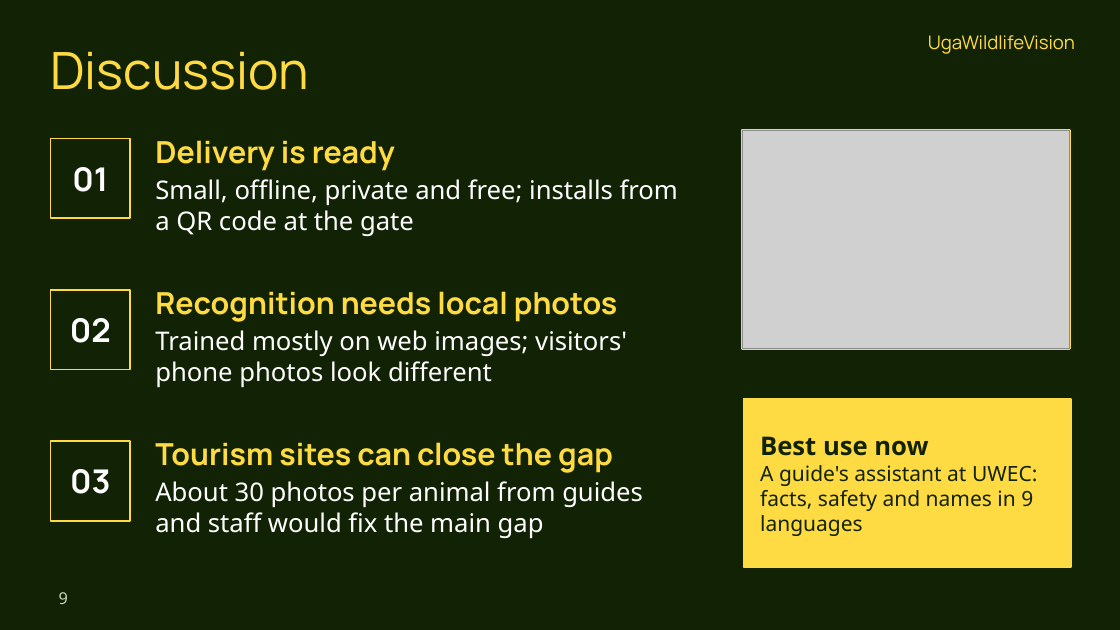
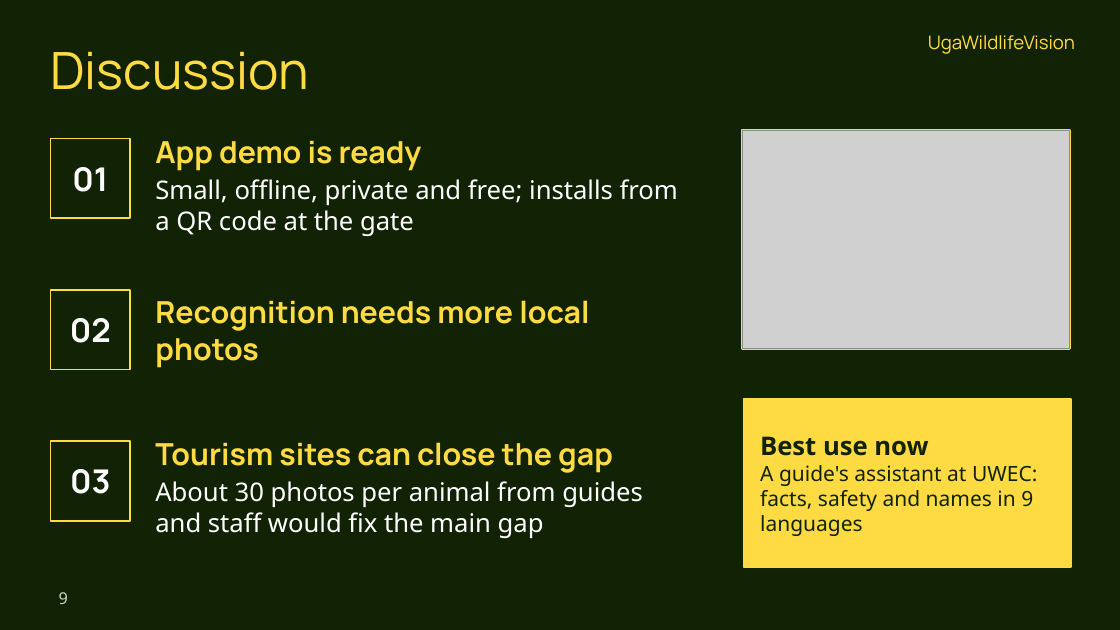
Before and after one commit to JosephWalusimbi-eng/Safari_Wild_Animal_Detection, a slide deck: slide 9 of 06_Part2_Classifier/report/UgaWildVision_Part2_Presentation.pptx. Drawn at 1120x630 pixels with LibreOffice and Linux fonts; fonts in the diff are those of the drawing; grey boxes stand for pictures. Boxes give left, top, right and bottom in pixels: in the first picture for what was removed or moved away, otherwise in the second. Text is boxed around its words. In the diff, an @@ line names an element or a change of style, - is before the commit and + after.

Commit message:
Plain-English reports, three named image sources (NESTLER, internet, own UWEC photos), dataset-and-splits section, internet source list; update figures and scripts

```diff
--- a/06_Part2_Classifier/report/UgaWildVision_Part2_Presentation.pptx
+++ b/06_Part2_Classifier/report/UgaWildVision_Part2_Presentation.pptx
@@ text at box(155, 140, 422, 171): text changed @@
-Delivery is ready
+App demo is ready
@@ text at box(155, 300, 589, 368): text changed @@
-Recognition needs local photos
+Recognition needs more local photos
@@ text removed at box(155, 330, 627, 387) @@
-Trained mostly on web images; visitors' phone photos look different
```
Also in this commit, not shown: 2 other slides changed, 14 other files.
